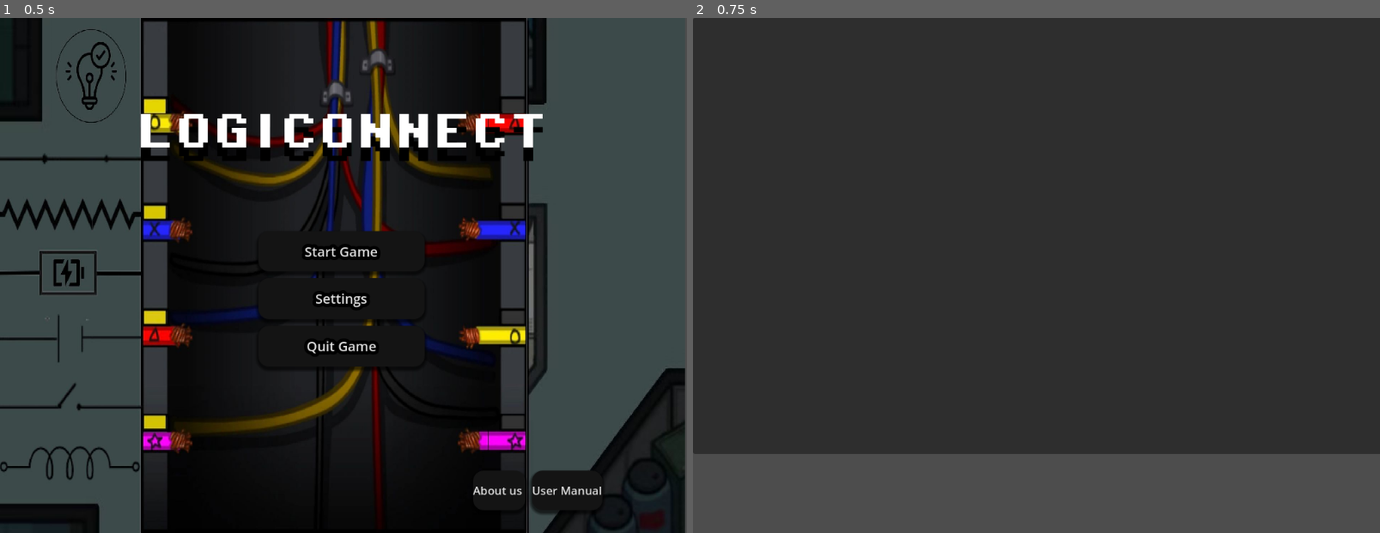
Above: before the commit, frames 1-2 (left to right).
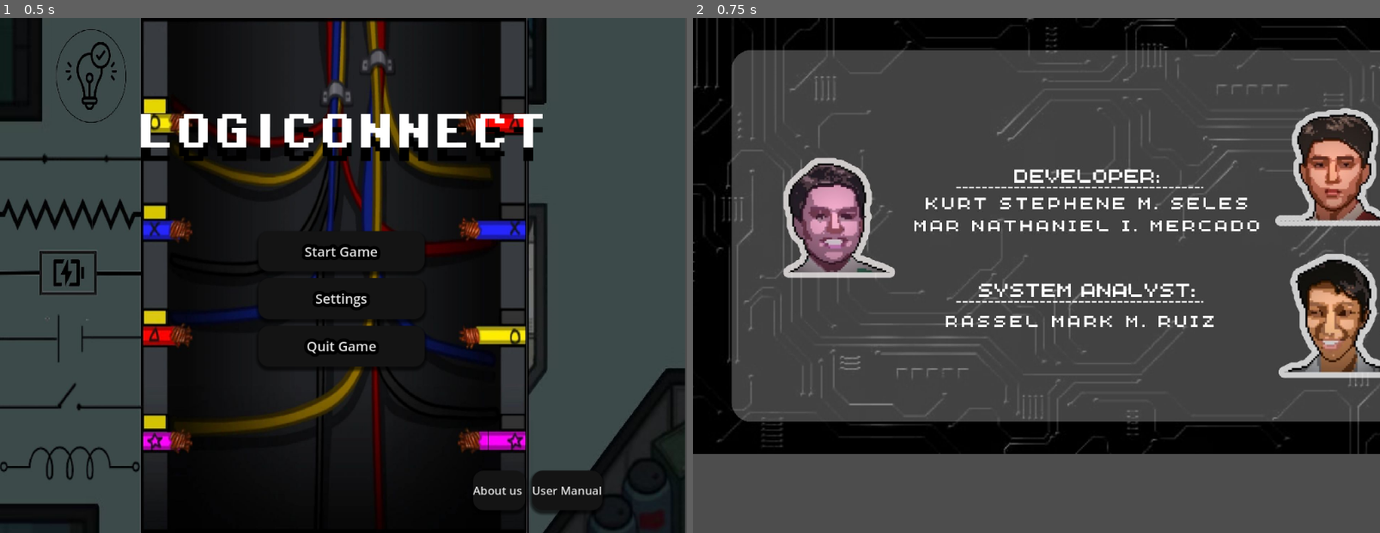
Above: after the commit, the same moments.

Repository: kurtseles090805/SD-PROJECT-GODOT
Game: Godot game, scene res://scenes/Home_Screen.tscn
Two runs of this game, one before a commit and one after it. Both use one fixed random seed, a clock stepped at 60 frames per second and the inputs below.
Inputs:
- Up to frame 1 (0.5 s): no input
- Up to frame 2 (0.75 s): click "About us" at 0.5 s

Frame 1 is identical in both runs. In frame 2, 31% of the frame differs, in the area x 0-100%, y 0-85%.

Commit message:
new changes
GRID GAWA  BY ZANE ARCENAS

Diff:
--- a/scenes/AboutUsScene.tscn
+++ b/scenes/AboutUsScene.tscn
@@ -1,4 +1,9 @@
-[gd_scene format=3 uid="uid://5ofc7v8w7sv"]
+[gd_scene load_steps=3 format=3 uid="uid://5ofc7v8w7sv"]
+
+[ext_resource type="Texture2D" uid="uid://db6gihagy2a1i" path="res://assets/sprites/482412615_652513160590621_4170154965774944890_n.jpg" id="1_q0a2a"]
+
+[sub_resource type="StyleBoxTexture" id="StyleBoxTexture_24mc0"]
+texture = ExtResource("1_q0a2a")
 
 [node name="Control" type="Control"]
 layout_mode = 3
@@ -12,3 +17,4 @@
 layout_mode = 0
 offset_right = 1153.0
 offset_bottom = 650.0
+theme_override_styles/panel = SubResource("StyleBoxTexture_24mc0")
--- a/scenes/UPDATED SCENE GAME.tscn
+++ b/scenes/UPDATED SCENE GAME.tscn
@@ -1,7 +1,8 @@
-[gd_scene load_steps=4 format=3 uid="uid://d0ggc5eile3fx"]
+[gd_scene load_steps=5 format=3 uid="uid://d0ggc5eile3fx"]
 
 [ext_resource type="Script" path="res://UPDATED SCENE GAME.gd" id="1_8yfa2"]
-[ext_resource type="Script" path="res://scenes/camera_2d.gd" id="2_qt4yf"]
+[ext_resource type="PackedScene" uid="uid://bkrj6e6dse2oh" path="res://scenes/drag comp.tscn" id="2_d44vy"]
+[ext_resource type="Texture2D" uid="uid://dgooji2i4udgd" path="res://assets/sprites/26f1db3f-a7cd-405c-aeb4-c0cc3df7e9bc (1).jpg" id="3_1scrj"]
 
 [sub_resource type="GDScript" id="GDScript_yok0s"]
 script/source = "extends Label
@@ -27,8 +28,10 @@
 
 [node name="PANEL SCREEN" type="Panel" parent="."]
 layout_mode = 0
-offset_right = 1149.0
-offset_bottom = 653.0
+offset_left = -129.0
+offset_top = 24.0
+offset_right = 1020.0
+offset_bottom = 677.0
 
 [node name="TOP BOX" type="Panel" parent="."]
 layout_mode = 0
@@ -81,23 +84,38 @@
 anchors_preset = -1
 anchor_right = 0.361
 anchor_bottom = 1.6
-offset_left = 14.811
-offset_top = 5.88174
-offset_right = 342.371
-offset_bottom = 5.88174
+offset_left = 14.0121
+offset_top = 3.65262
+offset_right = 341.933
+offset_bottom = 3.65262
 scale = Vector2(0.0288333, 0.458436)
 theme_override_constants/separation = 75
 
-[node name="Button" type="Button" parent="BOTTOM SCREEN/HBoxContainer"]
+[node name="START SIMULATION" type="Button" parent="BOTTOM SCREEN/HBoxContainer"]
 layout_mode = 2
 text = "START SIMULATING"
 
-[node name="Button2" type="Button" parent="BOTTOM SCREEN/HBoxContainer"]
+[node name="CLEAR INPUT" type="Button" parent="BOTTOM SCREEN/HBoxContainer"]
 layout_mode = 2
 text = "CLEAR INPUT"
 
-[node name="TileMap" type="TileMap" parent="."]
-format = 2
+[node name="VBoxContainer" type="VBoxContainer" parent="."]
+layout_mode = 0
+offset_top = 64.0
+offset_right = 127.0
+offset_bottom = 584.0
 
-[node name="Camera2D" type="Camera2D" parent="TileMap"]
-script = ExtResource("2_qt4yf")
+[node name="Node2D" type="Node2D" parent="."]
+
+[node name="TextureRect" parent="Node2D" instance=ExtResource("2_d44vy")]
+offset_left = 71.0
+offset_top = 88.0
+offset_right = 111.0
+offset_bottom = 128.0
+texture = ExtResource("3_1scrj")
+
+[node name="TextureRect2" parent="Node2D" instance=ExtResource("2_d44vy")]
+offset_left = 223.0
+offset_top = 184.0
+offset_right = 263.0
+offset_bottom = 224.0
--- /dev/null
+++ b/scenes/drag comp.tscn
@@ -0,0 +1,17 @@
+[gd_scene load_steps=2 format=3 uid="uid://bkrj6e6dse2oh"]
+
+[ext_resource type="Script" path="res://texture_rect.gd" id="1_miyef"]
+
+[node name="TextureRect" type="TextureRect"]
+custom_minimum_size = Vector2(40, 40)
+offset_right = 40.0
+offset_bottom = 40.0
+expand_mode = 1
+script = ExtResource("1_miyef")
+
+[node name="Panel" type="Panel" parent="."]
+show_behind_parent = true
+layout_mode = 0
+offset_right = 40.0
+offset_bottom = 40.0
+mouse_filter = 2
--- /dev/null
+++ b/scenes/texture_rect.gd
@@ -0,0 +1,11 @@
+extends TextureRect
+
+
+func _get_drag_data(at_position: Vector2) -> Variant:
+	return texture
+
+func _can_drop_data(at_position: Vector2, data: Variant) -> bool:
+	return data is Texture2D
+
+func _drop_data(at_position: Vector2, data: Variant) -> void:
+	texture = data
--- /dev/null
+++ b/texture_rect.gd
@@ -0,0 +1,23 @@
+extends TextureRect
+
+func _get_drag_data(at_position):
+
+	var preview_texture = TextureRect.new()
+
+	preview_texture.texture = texture
+	preview_texture.expand_mode = 1
+	preview_texture.size = Vector2(30,30)
+
+	var preview = Control.new()
+	preview.add_child(preview_texture)
+
+	set_drag_preview(preview)
+	texture = null
+
+	return preview_texture.texture
+
+func _can_drop_data(_pos, data):
+	return data is Texture2D
+
+func _drop_data(_pos, data):
+	texture = data
Binary file added: assets/sprites/482412615_652513160590621_4170154965774944890_n.jpg
Not shown, added: assets/sprites/482412615_652513160590621_4170154965774944890_n.jpg.import
